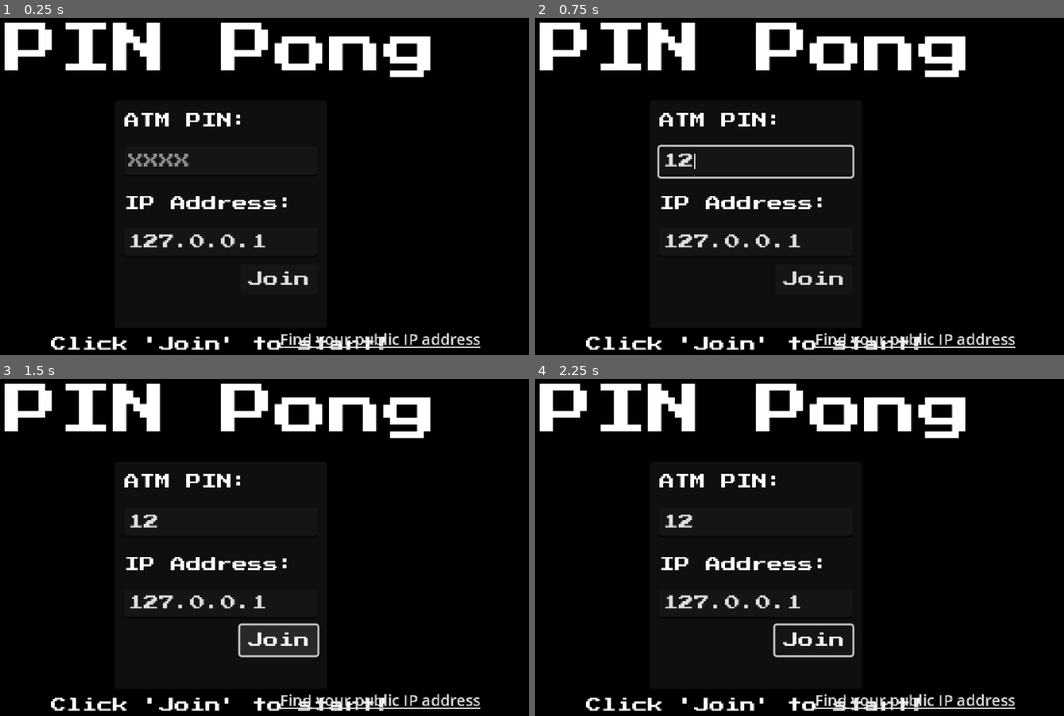
Above: before the commit, frames 1-4 (two rows, left to right).
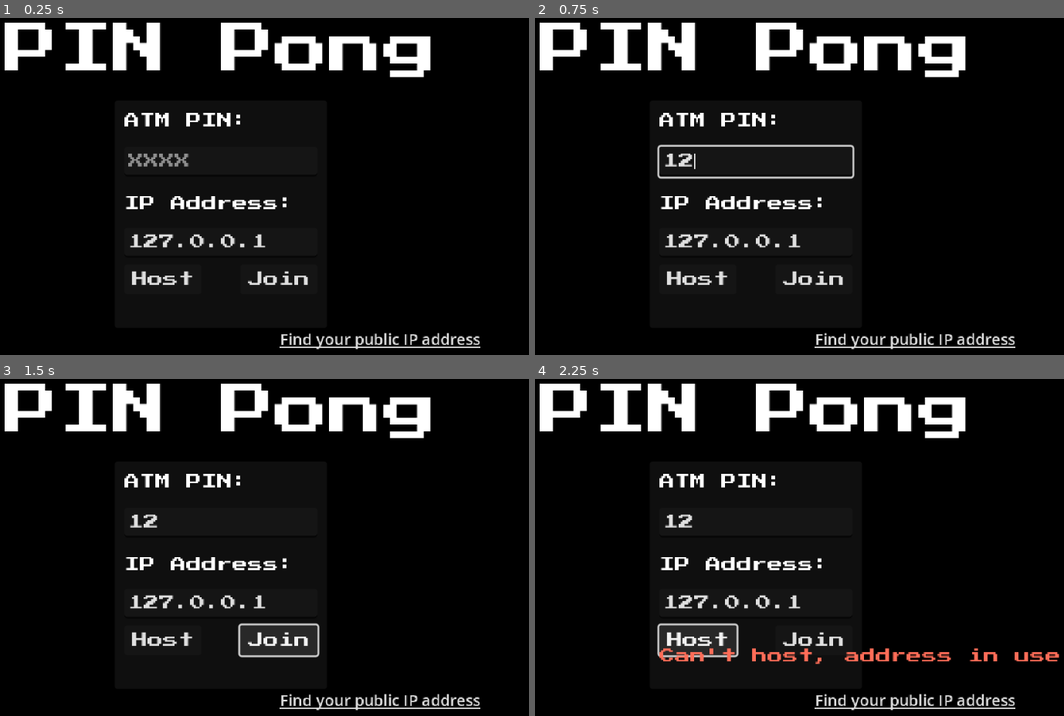
Above: after the commit, the same moments.

Repository: pbhenningsen/PinPong
Game: Godot game, scene res://lobby.tscn
Two runs of this game, one before a commit and one after it. Both use one fixed random seed, a clock stepped at 60 frames per second and the inputs below.
Inputs (mouse positions are in pixels of both pictures, inside the frame that each line leads up to):
- Up to frame 1 (0.25 s): no input
- Up to frame 2 (0.75 s): click (757, 162) at 0.52 s; type "12" at 0.6 s
- Up to frame 3 (1.5 s): click "Join" at 1.25 s
- Up to frame 4 (2.25 s): click (698, 641) at 2 s, where only the run after the commit has a clickable "Host"

The runs differ from the first frame. In frame 1, 1.2% of the frame differs, in the area x 9-73%, y 75-99%; in frame 2, 1.2%; in frame 3, 1.2%; in frame 4, 3.8%, in the area x 9-100%, y 72-99%.
Error before the commit: Attempt to call function 'compress' in base 'null instance' on a null instance. (res://logic/lobby.gd:32)
Error after the commit: Attempt to call function 'compress' in base 'null instance' on a null instance. (res://logic/lobby.gd:120)

Commit message:
Revert "Stuff"
This reverts commit d3cb873d9f608a7e7f6e72a4d8c214d24bd845ef.

Diff:
--- a/pong-multiplayer-demo/lobby.tscn
+++ b/pong-multiplayer-demo/lobby.tscn
@@ -1,8 +1,7 @@
-[gd_scene load_steps=4 format=3 uid="uid://f85s2avde6r4"]
+[gd_scene load_steps=3 format=3 uid="uid://f85s2avde6r4"]
 
 [ext_resource type="Script" uid="uid://cwe7mqy3660df" path="res://logic/lobby.gd" id="1"]
 [ext_resource type="Theme" uid="uid://c60exinomkert" path="res://PINPongMainTheme.tres" id="1_xrgmn"]
-[ext_resource type="Script" uid="uid://ck4ald6rq6s4m" path="res://matchmaking.gd" id="2_2wvic"]
 
 [node name="Lobby" type="Control"]
 layout_mode = 3
@@ -20,9 +19,6 @@
 size_flags_horizontal = 2
 size_flags_vertical = 2
 theme = ExtResource("1_xrgmn")
-
-[node name="Node" type="Node" parent="."]
-script = ExtResource("2_2wvic")
 
 [node name="ColorRect" type="ColorRect" parent="."]
 layout_mode = 1
@@ -108,7 +104,6 @@
 text = "127.0.0.1"
 
 [node name="HostButton" type="Button" parent="LobbyPanel"]
-visible = false
 layout_mode = 0
 offset_left = 10.0
 offset_top = 170.0
--- a/pong-multiplayer-demo/logic/lobby.gd
+++ b/pong-multiplayer-demo/logic/lobby.gd
@@ -1,45 +1,127 @@
 extends Control
 
-const DEFAULT_PORT = 8910
-@onready var address = $Address  # Address input field where players enter the server IP.
+# Default game server port. Can be any number between 1024 and 49151.
+# Not present on the list of registered or common ports as of December 2022:
+# https://en.wikipedia.org/wiki/List_of_TCP_and_UDP_port_numbers
+const DEFAULT_PORT = 8910# Remember, a port is a label for a process.
+
+@onready var address = $Address
+@onready var host_button = $HostButton
 @onready var join_button = $JoinButton
 @onready var status_ok = $StatusOk
 @onready var status_fail = $StatusFail
+@onready var port_forward_label = $PortForward
+@onready var find_public_ip_button = $FindPublicIP
 @onready var pin: LineEdit = $Pin
+
 
 var peer = null
 
 func _ready():
-	# Connect the "Join" button
-	#join_button.pressed.connect(_on_join_pressed)
-	_set_status("Click 'Join' to start!", true)
+	# Connect all the callbacks related to networking.
 
-# Function to handle player joining and matchmaking
-func _on_join_pressed():
-	Globals.pin = pin.get_text()  # Use the pin entered by the player
-	var ip = address.get_text()  # Get the IP address entered by the player.
+	multiplayer.peer_connected.connect(_player_connected) #Emitted when this MultiplayerAPI's multiplayer_peer connects with a new peer.
+	multiplayer.peer_disconnected.connect(_player_disconnected)
+	multiplayer.connected_to_server.connect(_connected_ok)# Emitted when this Multiplayer API's multiplayer_peer successfully connected to a server. Only emitted on clients.
+	multiplayer.connection_failed.connect(_connected_fail) # Only emitted on clients.
+	multiplayer.server_disconnected.connect(_server_disconnected) # Only emitted on clients.
 
-	# Validate the IP address
-	if not ip.is_valid_ip_address():
-		_set_status("IP address is invalid.", false)
-		return
+#### Network callbacks from SceneTree ####
 
-	# Create the ENet multiplayer peer and connect as a client
-	peer = ENetMultiplayerPeer.new()
-	peer.create_client(ip, DEFAULT_PORT)  # Try to connect as a client to the server.
+# Callback from SceneTree.
+func _player_connected(_id):
+	# Someone connected, start the game!
+	var pong = load("res://pong.tscn").instantiate()
+	# Connect deferred so we can safely erase it from the callback.
+	pong.game_finished.connect(_end_game, CONNECT_DEFERRED) #Deferred connections trigger their callables on idle time (at the end of the frame), rather than instantly.
 
-	# Use compression for smaller packet sizes
-	peer.get_host().compress(ENetConnection.COMPRESS_RANGE_CODER)
+	get_tree().get_root().add_child(pong)
+	hide()
 
-	# Set the multiplayer peer
-	multiplayer.set_multiplayer_peer(peer)
-	_set_status("Connecting...", true)
 
-# Status updating helper function
+func _player_disconnected(_id):
+	if multiplayer.is_server():
+		_end_game("Client disconnected")
+	else:
+		_end_game("Server disconnected")
+
+
+# Callback from SceneTree, only for clients (not server).
+func _connected_ok():
+	pass # This function is not needed for this project.
+
+
+# Callback from SceneTree, only for clients (not server).
+func _connected_fail():
+	_set_status("Couldn't connect.", false)
+
+	multiplayer.set_multiplayer_peer(null) # Remove peer.
+	host_button.set_disabled(false)
+	join_button.set_disabled(false)
+
+
+func _server_disconnected():
+	_end_game("Server disconnected.")
+
+##### Game creation functions ######
+
+func _end_game(with_error = ""):
+	if has_node("/root/Pong"):
+		# Erase immediately, otherwise network might show
+		# errors (this is why we connected deferred above).
+		get_node(^"/root/Pong").free()
+		show()
+
+	multiplayer.set_multiplayer_peer(null) # Remove peer.
+	host_button.set_disabled(false)
+	join_button.set_disabled(false)
+
+	_set_status(with_error, false)
+
+
 func _set_status(text, isok):
+	# Simple way to show status.
 	if isok:
 		status_ok.set_text(text)
 		status_fail.set_text("")
 	else:
 		status_ok.set_text("")
 		status_fail.set_text(text)
+
+
+func _on_host_pressed():
+	peer = ENetMultiplayerPeer.new()
+	var err = peer.create_server(DEFAULT_PORT, 1) # Maximum of 1 peer, since it's a 2-player game. Creates a server that listens to connections via port.
+	if err != OK:
+		# Is another server running?
+		_set_status("Can't host, address in use.",false)
+		return
+	peer.get_host().compress(ENetConnection.COMPRESS_RANGE_CODER)# Compress Range Coder is good for small packets, but not things above 4 kb.
+
+	multiplayer.set_multiplayer_peer(peer)
+	host_button.set_disabled(true)
+	join_button.set_disabled(true)
+	_set_status("Waiting for opponent...", true)
+
+	## Only show hosting instructions when relevant.# Note to self: YOU MAY WANT TO UNTOGGLE THESE COMMENTS
+	#port_forward_label.visible = true
+	#find_public_ip_button.visible = true
+
+
+func _on_join_pressed():
+	Globals.pin = pin.get_text()
+	var ip = address.get_text()
+	if not ip.is_valid_ip_address():
+		_set_status("IP address is invalid.", false)
+		return
+
+	peer = ENetMultiplayerPeer.new()
+	peer.create_client(ip, DEFAULT_PORT)
+	peer.get_host().compress(ENetConnection.COMPRESS_RANGE_CODER)
+	multiplayer.set_multiplayer_peer(peer)
+
+	_set_status("Connecting...", true)
+
+
+func _on_find_public_ip_pressed():
+	OS.shell_open("https://icanhazip.com/")
--- a/pong-multiplayer-demo/matchmaking.gd
+++ /dev/null
@@ -1,47 +0,0 @@
-extends Node
-
-# The URL we will connect to.
-@export var websocket_url = "ws://138.197.73.94:8080"
-
-# Our WebSocketClient instance.
-var socket = WebSocketPeer.new()
-
-func _ready():
-	# Initiate connection to the given URL.
-	var err = socket.connect_to_url(websocket_url)
-	if err != OK:
-		print("Unable to connect")
-		set_process(false)
-	else:
-		# Wait for the socket to connect.
-		await get_tree().create_timer(2).timeout
-
-		# Send data.
-		socket.send_text("Test packet")
-
-func _process(_delta):
-	# Call this in _process or _physics_process. Data transfer and state updates
-	# will only happen when calling this function.
-	socket.poll()
-
-	# get_ready_state() tells you what state the socket is in.
-	var state = socket.get_ready_state()
-
-	# WebSocketPeer.STATE_OPEN means the socket is connected and ready
-	# to send and receive data.
-	if state == WebSocketPeer.STATE_OPEN:
-		while socket.get_available_packet_count():
-			print("Got data from server: ", socket.get_packet().get_string_from_utf8())
-
-	# WebSocketPeer.STATE_CLOSING means the socket is closing.
-	# It is important to keep polling for a clean close.
-	elif state == WebSocketPeer.STATE_CLOSING:
-		pass
-
-	# WebSocketPeer.STATE_CLOSED means the connection has fully closed.
-	# It is now safe to stop polling.
-	elif state == WebSocketPeer.STATE_CLOSED:
-		# The code will be -1 if the disconnection was not properly notified by the remote peer.
-		var code = socket.get_close_code()
-		print("WebSocket closed with code: %d. Clean: %s" % [code, code != -1])
-		set_process(false) # Stop processing.
Not shown, removed: pong-multiplayer-demo/matchmaking.gd.uid
